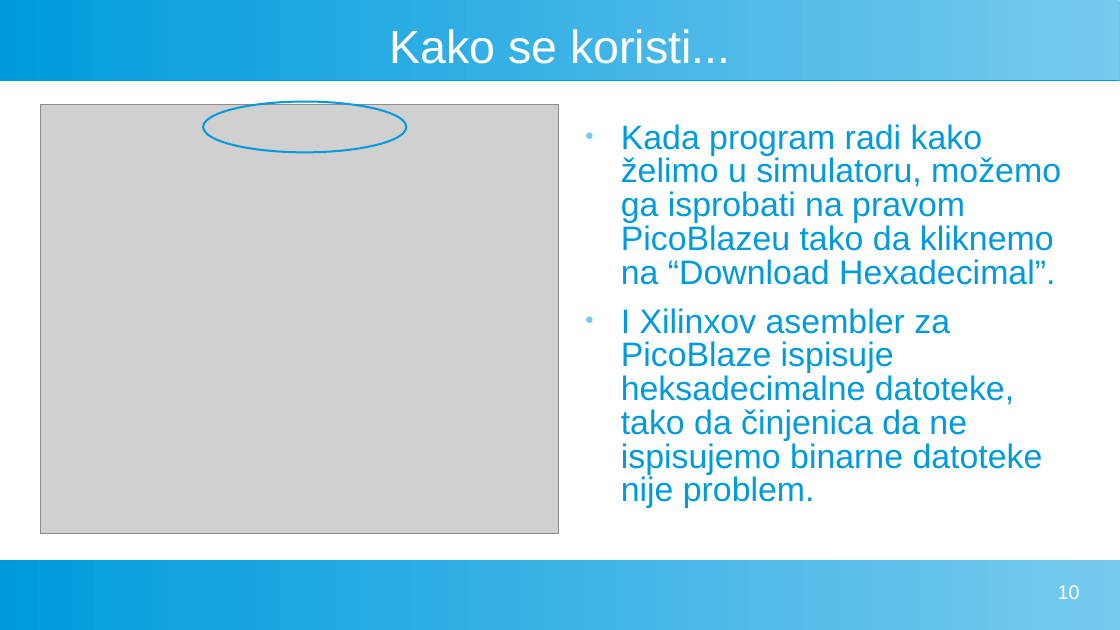
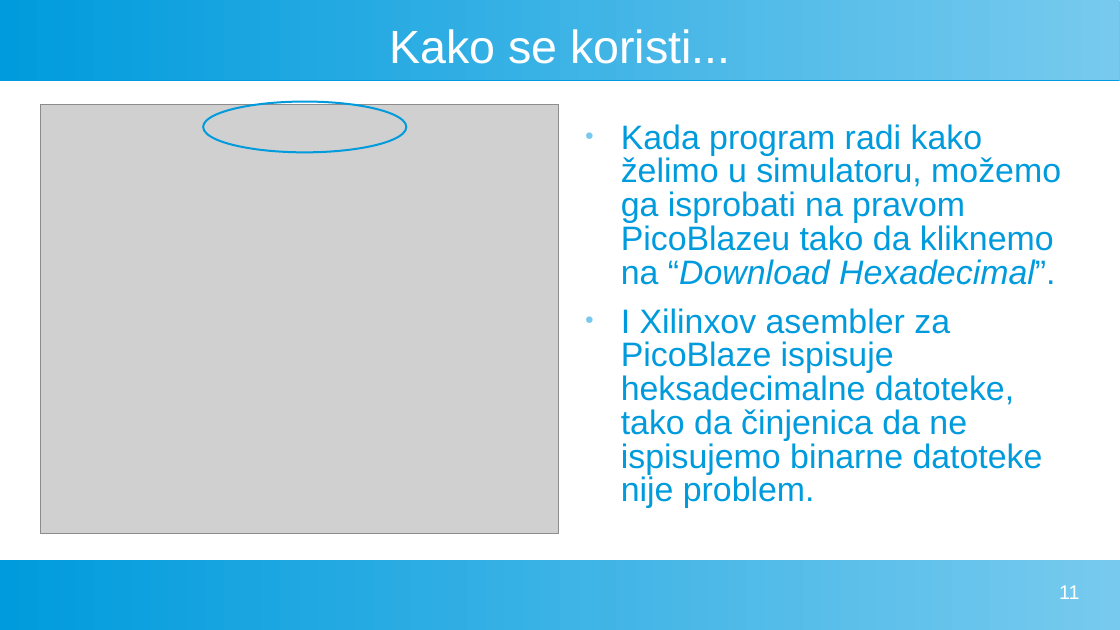
Before and after one commit to FlatAssembler/FlatAssembler.github.io, a slide deck: slide 11 of PicoBlaze/PicoBlaze.ppt (slide 10 before the commit). Drawn at 1120x630 pixels with LibreOffice and Linux fonts; fonts in the diff are those of the drawing; grey boxes stand for pictures. Boxes give left, top, right and bottom in pixels: in the first picture for what was removed or moved away, otherwise in the second. Text is boxed around its words. In the diff, an @@ line names an element or a change of style, - is before the commit and + after.

Commit message:
Warned about a few bugs in PicoBlaze Simulator in the presentation

```diff
--- a/PicoBlaze/PicoBlaze.ppt
+++ b/PicoBlaze/PicoBlaze.ppt
@@ text at (x1=621, y1=124, x2=1061, y2=285): italic on in "“Download Hexadecimal”." @@
@@ page number at (x1=1059, y1=585, x2=1080, y2=599): text changed @@
-10
+11
```
Also in this commit, not shown: 4 other slides changed, 2 slides added.
